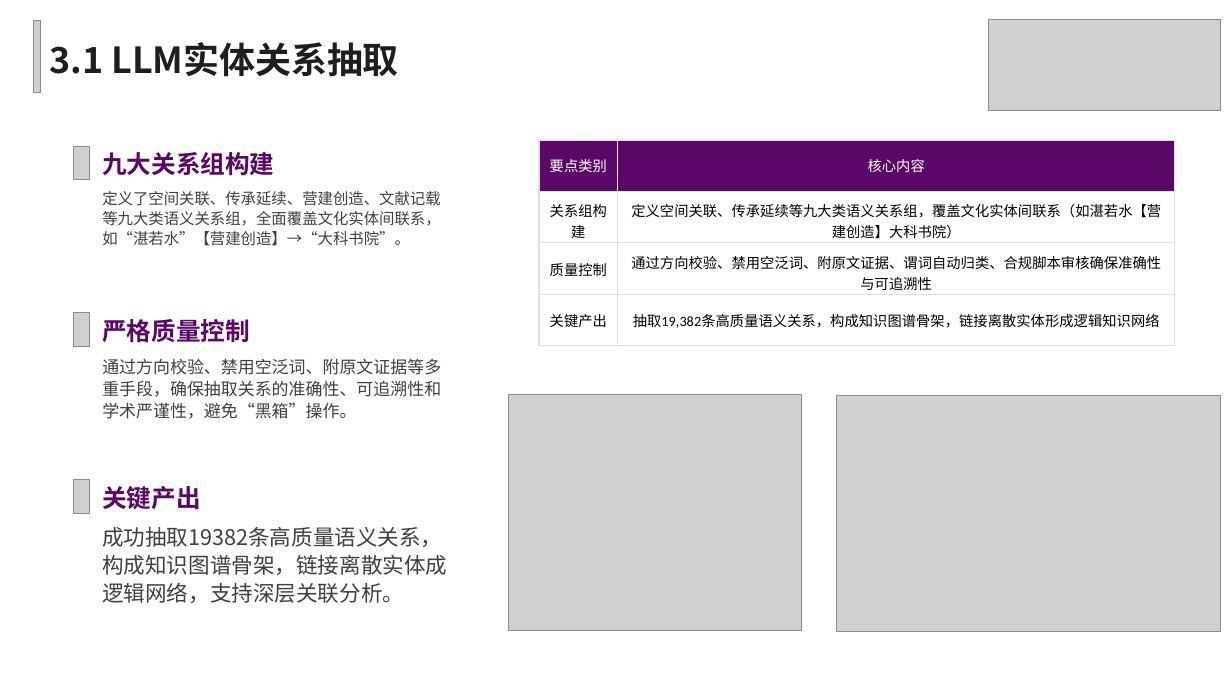
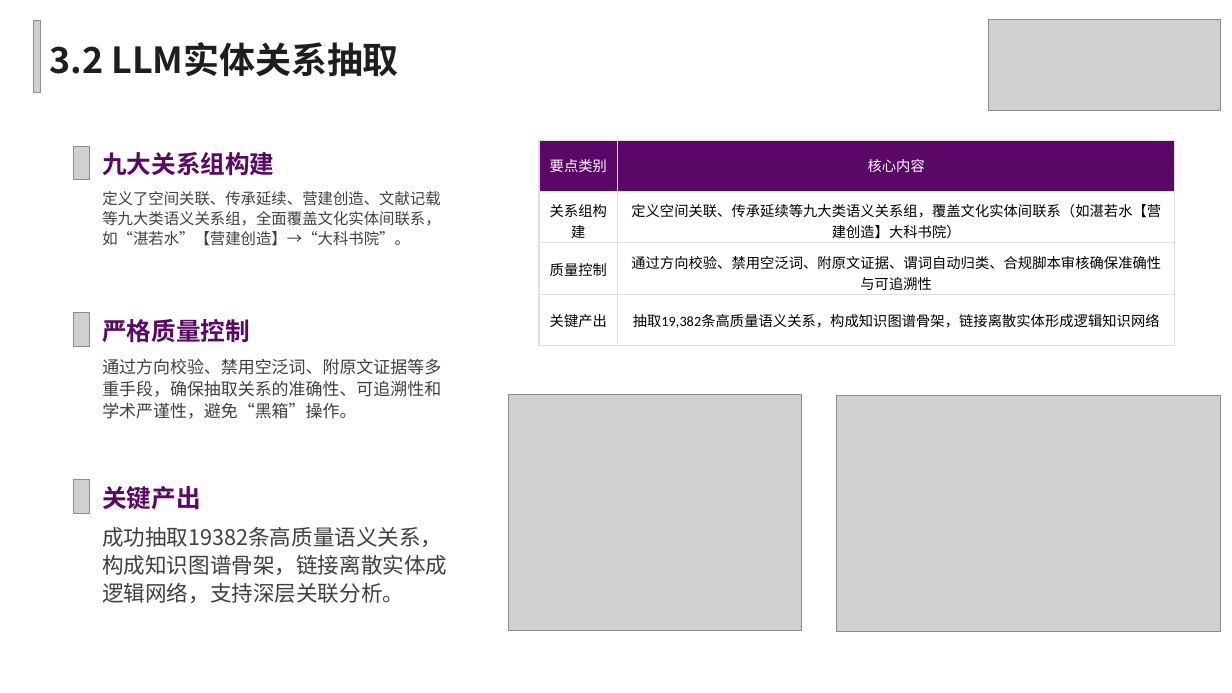
Before and after one commit to Archdogms/knowledge_graph, a slide deck: slide 10 of docs/ppt/孟帅_中期答辩.pptx. Drawn at 1232x693 pixels with LibreOffice and Linux fonts; fonts in the diff are those of the drawing; grey boxes stand for pictures. Boxes give left, top, right and bottom in pixels: in the first picture for what was removed or moved away, otherwise in the second. Text is boxed around its words. In the diff, an @@ line names an element or a change of style, - is before the commit and + after.

```diff
--- a/docs/ppt/孟帅_中期答辩.pptx
+++ b/docs/ppt/孟帅_中期答辩.pptx
@@ text at [49, 42, 398, 77]: text changed @@
-3.1 LLM实体关系抽取
+3.2 LLM实体关系抽取
```
Also in this commit, not shown: 1 other slide changed, 14 other files.
